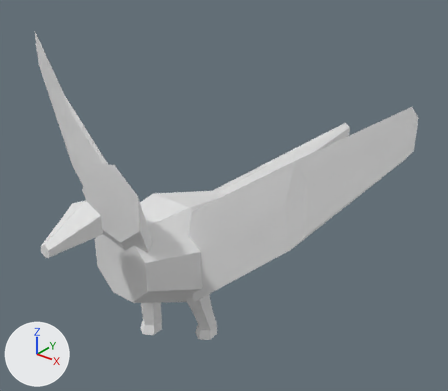
Two versions of the OBJ model data/animals/papagaio/walk/1.obj, one commit apart.
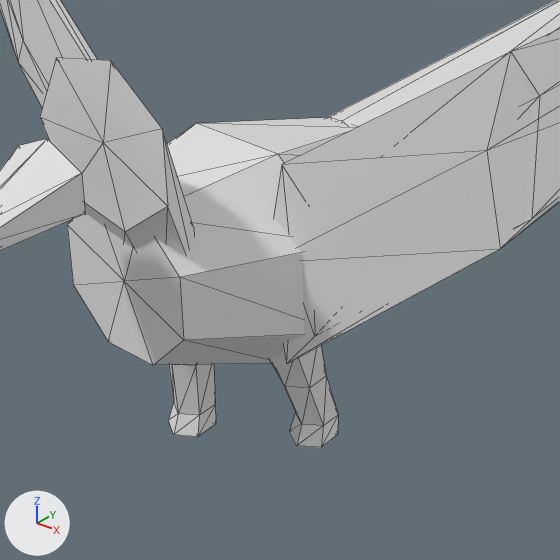
Old and new are each drawn whole from a camera (50 mm lens) standing at (0.744, -0.768, 0.84) and looking at (0.003, 0.157, 0.267) and again close up on the part from 14% to 71% of the width and 35% to 100% of the height. Arrows for +X, +Y and +Z are at lower left; the lights stay in place. The first two pictures are the older version. The close-ups show mesh edges as thin lines. Where no turn or scale is listed for an object, it has been applied to the vertices.

Names of what the first close-up shows: 'papagaio_walk_1'.
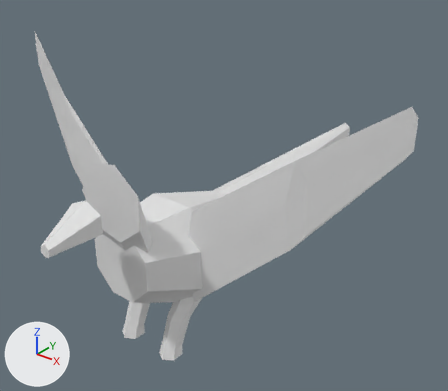
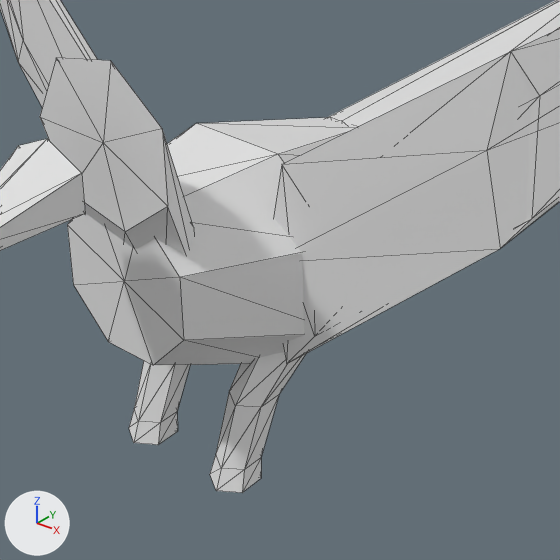
The newer file is also turned or shifted as a whole; pictures and numbers use the older file's frame.

Boxes [x1, y1, x2, y2] around the edits, measured in the close-ups (560 x 560 px; the box of a moved part takes in the faces that stretch with it):
'papagaio_walk_1', reshaped
    before: [0, 0, 560, 447]
    after: [0, 0, 560, 493]
part 1 of me_papagaio_walk_1, moved or reshaped
    before: [289, 412, 338, 447]
    after: [210, 455, 261, 493]
part 2 of me_papagaio_walk_1, moved or reshaped
    before: [269, 346, 338, 426]
    after: [216, 352, 306, 470]
part 3 of me_papagaio_walk_1, moved or reshaped
    before: [168, 403, 216, 437]
    after: [129, 409, 178, 445]
part 4 of me_papagaio_walk_1, moved or reshaped
    before: [169, 364, 215, 415]
    after: [134, 361, 190, 423]

The change in detail:
me_papagaio_walk_1 is used by ob_papagaio_walk_1; location (0.0, 0.0, 0.0).
me_papagaio_walk_1 had 156 vertices, 280 faces and spanned x -0.44..0.439, y -0.29..0.624, z 0.0..0.575.
me_papagaio_walk_1 now has 156 vertices, 280 faces and spans x -0.44..0.439, y -0.29..0.624, z 0.022..0.575.
me_papagaio_walk_1 part 1: all 13 vertices in x 0.033..0.073, y 0.01..0.062, z 0.003..0.023 are moved by (0.0, -0.108, 0.018).
me_papagaio_walk_1 part 2: all 6 vertices in x 0.034..0.072, y -0.004..0.044, z 0.08 are moved by (0.0, -0.065, 0.017).
me_papagaio_walk_1 part 3: all 13 vertices in x -0.073..-0.033, y -0.048..0.004, z 0.0..0.02 are moved by (0.0, -0.05, 0.022).
me_papagaio_walk_1 part 4: all 6 vertices in x -0.072..-0.034, y -0.044..0.004, z 0.08 are moved by (0.0, -0.025, 0.017).
